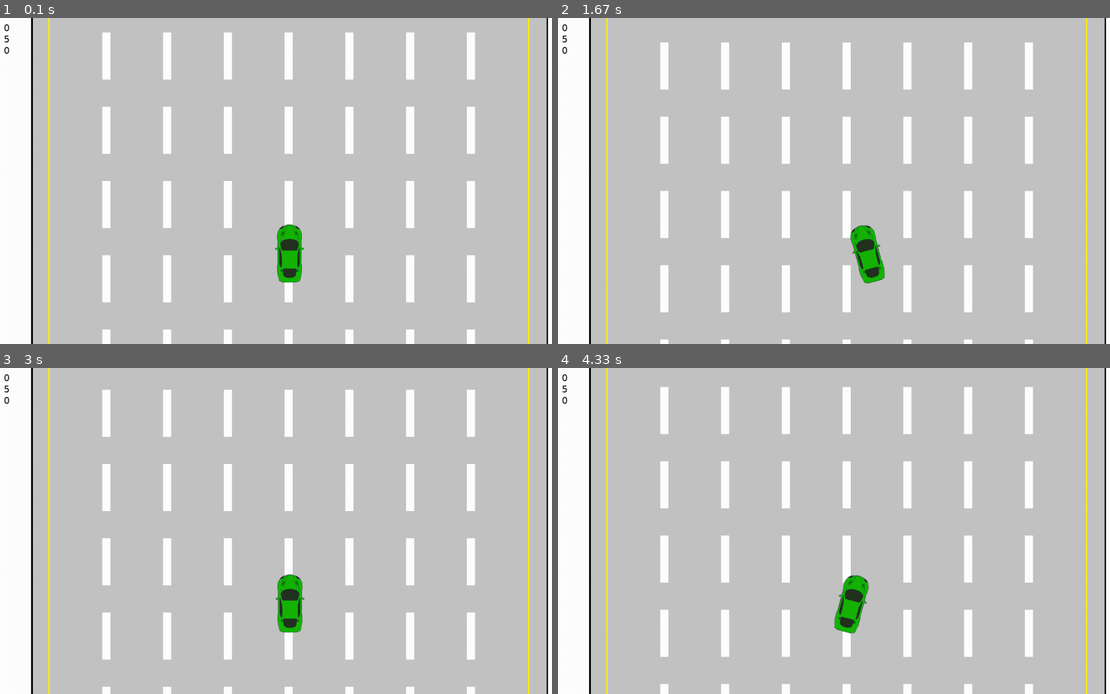
Above: before the commit, frames 1-4 (two rows, left to right).
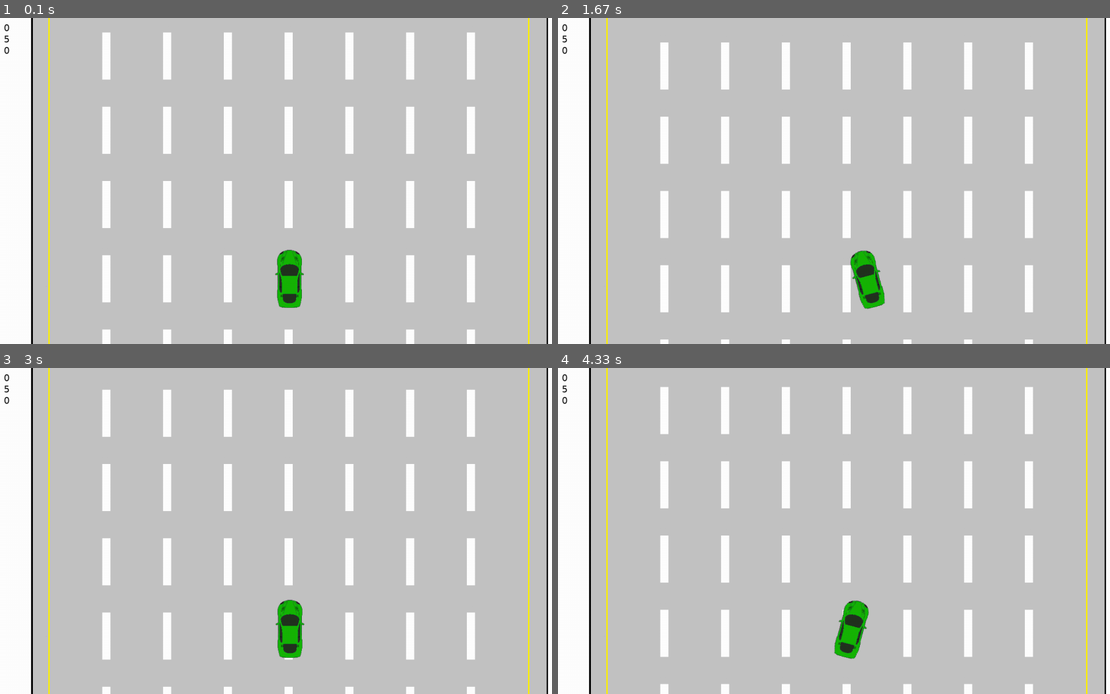
Above: after the commit, the same moments.

Repository: ronrothjr/battleship
Game: pygame game, started from tutorials/scroller/scroller.py
The game is run twice, just before and just after one commit, with the same random seed, the same clock (stepped at 60 frames per second) and the same inputs.
Inputs (mouse positions are in pixels of both pictures, inside the frame that each line leads up to):
- Up to frame 1 (0.1 s): no input
- Up to frame 2 (1.67 s): hold Right 0.33-0.8 s; move the mouse to (822, 194) at 0.37 s; hold Right 0.83-1.3 s; hold A from 1.33 s (still down)
- Up to frame 3 (3 s): release A at 1.87 s; hold Left 1.9-2.3 s; hold D 2.33-2.97 s
- Up to frame 4 (4.33 s): hold Left 3-3.47 s; hold D 3.5-3.97 s; hold Right from 4 s (still down)

The runs differ from the first frame. In frame 1, 0.9% of the frame differs, in the area x 49-56%, y 63-89%; in frame 2, 1.1%; in frame 3, 0.9%; in frame 4, 1.1%, in the area x 50-57%, y 63-90%.

Commit message:
fix spacing

Diff:
--- a/tutorials/scroller/scroller.py
+++ b/tutorials/scroller/scroller.py
@@ -99,7 +99,7 @@
         super().__init__()
         self.image = pygame.image.load("player.png")
         self.rect = self.image.get_rect()
-        self.rect.center = (int(SCREEN_WIDTH / 2), SCREEN_HEIGHT - 200)
+        self.rect.center = (int(SCREEN_WIDTH / 2), int(SCREEN_HEIGHT * 0.8))
         self.mask = pygame.mask.from_surface(self.image)
         self.turning = None
         self.original_image = None
@@ -112,7 +112,7 @@
        #if pressed_keys[K_DOWN]:
             #self.rect.move_ip(0,5)
         left = self.rect.left > OFFSET_WIDTH + LEFT_SHOULDER and (pos == 'left' or pressed_keys[K_LEFT] or pressed_keys[K_a])
-        right = self.rect.right < SCREEN_WIDTH - RIGHT_SHOULDER - int(self.image.get_width() / 2) and (pos == 'right' or pressed_keys[K_RIGHT] or pressed_keys[K_d])
+        right = self.rect.right < SCREEN_WIDTH - RIGHT_SHOULDER and (pos == 'right' or pressed_keys[K_RIGHT] or pressed_keys[K_d])
         if left:
             if self.original_image and self.turning == 'right':
                 self.reset_rotation()
@@ -138,7 +138,7 @@
     def reset_rotation(self):
         if self.original_image:
             self.image = copy.copy(self.original_image)
-            height = SCREEN_HEIGHT - 200 - int(self.image.get_height() / 2)
+            height = (SCREEN_HEIGHT * 0.8) - int(self.image.get_height() / 2)
             self.rect = self.image.get_rect(center = self.image.get_rect(topleft = (self.rect.x, height)).center)
             self.mask = pygame.mask.from_surface(self.image)
             self.original_image = None
@@ -172,7 +172,7 @@
         if event.type == MOUSEBUTTONDOWN or event.type == MOUSEMOTION:
             pos = event.pos
             x = pos[0] / SCREEN_WIDTH
-            turn = 'left' if x < 0.25 else ('right' if x > 0.75 else '')
+            turn = 'left' if x < 0.4 else ('right' if x > 0.6 else '')
         if event.type == MOUSEBUTTONUP:
             turn = ''
 
